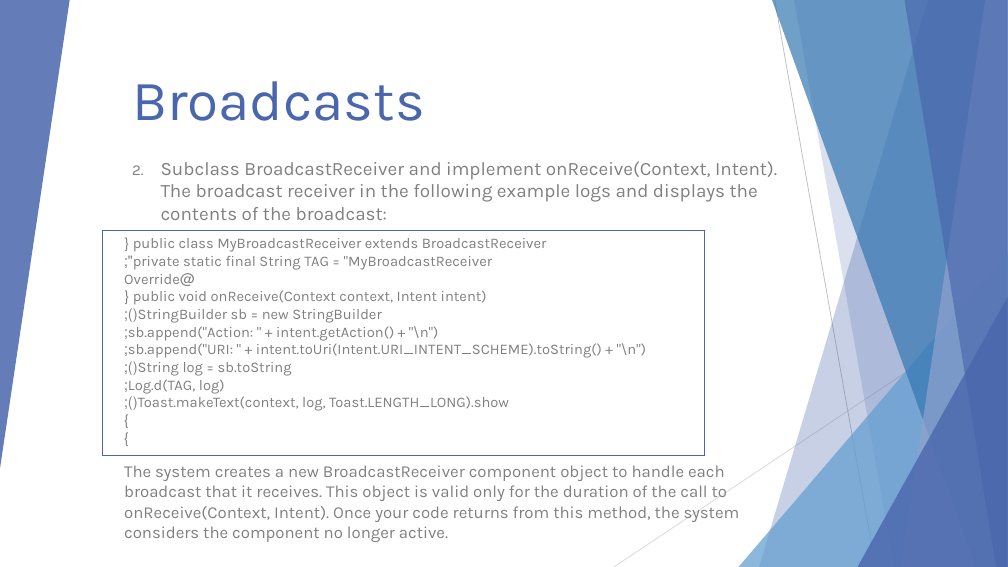
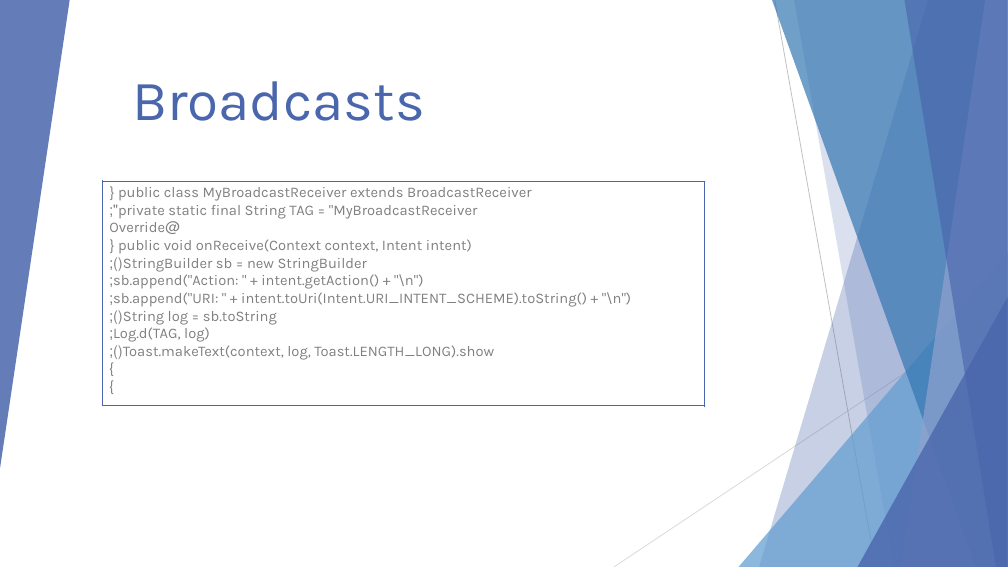
Before and after one commit to AhmedSaudA/Workshop-01-CS392-03-171, a slide deck: slide 24 of Workshop-01-CS392-03-171.pptx (slide 34 before the commit). Drawn at 1008x567 pixels with LibreOffice and Linux fonts; fonts in the diff are those of the drawing. Boxes give left, top, right and bottom in pixels: in the first picture for what was removed or moved away, otherwise in the second. Text is boxed around its words. In the diff, an @@ line names an element or a change of style, - is before the commit and + after.

```diff
--- a/Workshop-01-CS392-03-171.pptx
+++ b/Workshop-01-CS392-03-171.pptx
@@ text "public class MyBroadcastReceiver extends BroadcastReceiver ...": place and size @@
-text "public class MyBroadcastReceiver extends BroadcastReceiver ..." at (124,238,646,411)
+text "public class MyBroadcastReceiver extends BroadcastReceiver ..." at (109,187,631,360)
@@ subtitle removed at (161,161,777,220) @@
-2. Subclass BroadcastReceiver and implement onReceive(Context, Intent). The broadcast receiver in the following example logs and displays the contents of the broadcast:
@@ 4 lines: place and size @@
-4 lines at (103,231,705,455)
+4 lines at (103,181,705,407)
@@ text removed at (124,465,740,542) @@
-The system creates a new BroadcastReceiver component object to handle each broadcast that it receives. This object is valid only for the duration of the call to onReceive(Context, Intent). Once your code returns from this method, the system considers the component no longer active.
```
Also in this commit, not shown: 10 other slides changed, 14 slides added, 24 slides removed.
